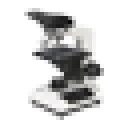
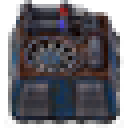
Two versions of the same layered image (w=128, h=128). Layer-by-layer changes:
added group "atmospheric-sequestor" (1st of 2) with 2 layers above "fluid" over bbox(4, 0, 124, 128)
added layer "Layer 32" in group "atmospheric-sequestor" over bbox(20, 32, 80, 76)
added layer "atmospheric-sequestor" (2nd of 2, in "atmospheric-sequestor") in group "atmospheric-sequestor" over bbox(4, 0, 124, 128)
hid group "field-equipment" (1 layers) over bbox(24, 8, 104, 120)
